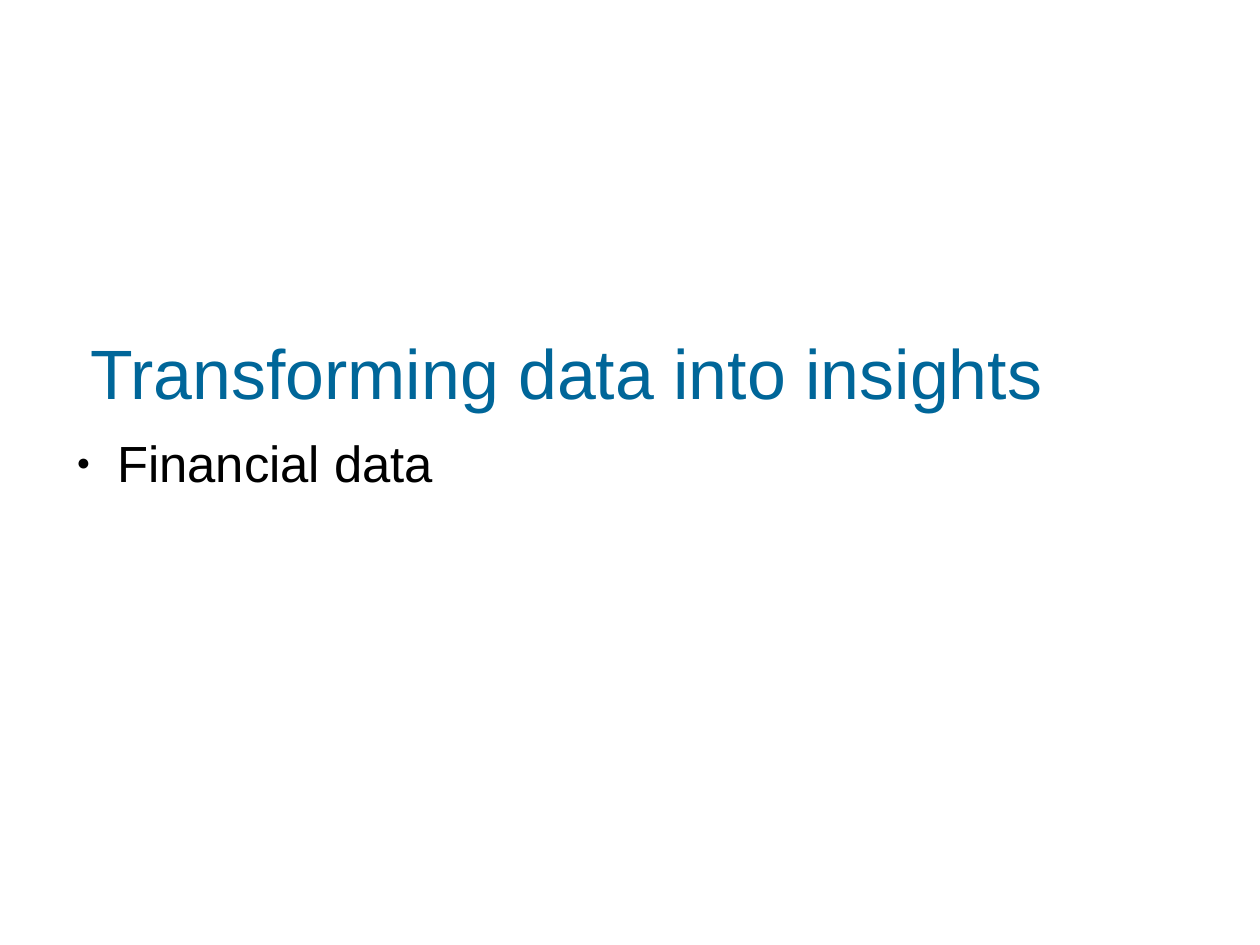
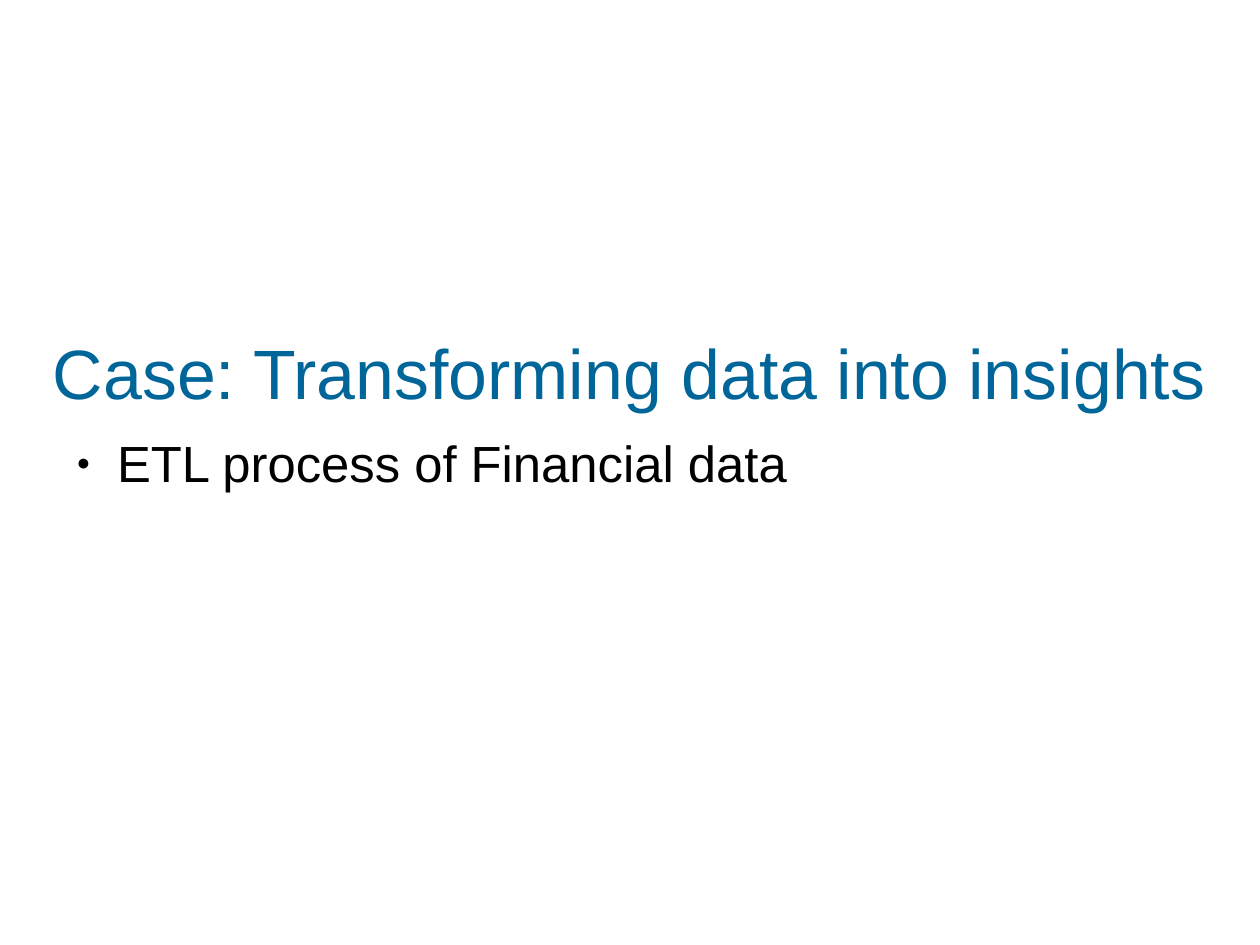
Before and after one commit to MartinBA741/finance_etl, a slide deck: slide 1 of presentation.odp. Drawn at 1260x945 pixels with LibreOffice and Linux fonts; fonts in the diff are those of the drawing; background and template pictures are left out. Boxes give left, top, right and bottom in pixels: in the first picture for what was removed or moved away, otherwise in the second. Text is boxed around its words. In the diff, an @@ line names an element or a change of style, - is before the commit and + after.

```diff
--- a/presentation.odp
+++ b/presentation.odp
@@ title at (53, 348, 1205, 412): text changed @@
-Transforming data into insights
+Case: Transforming data into insights
@@ text at (117, 445, 787, 493): text changed @@
-● Financial data
+● ETL process of Financial data
```
Also in this commit, not shown: 3 other slides changed, 3 slides added, 1 slide removed, 1 other file.
